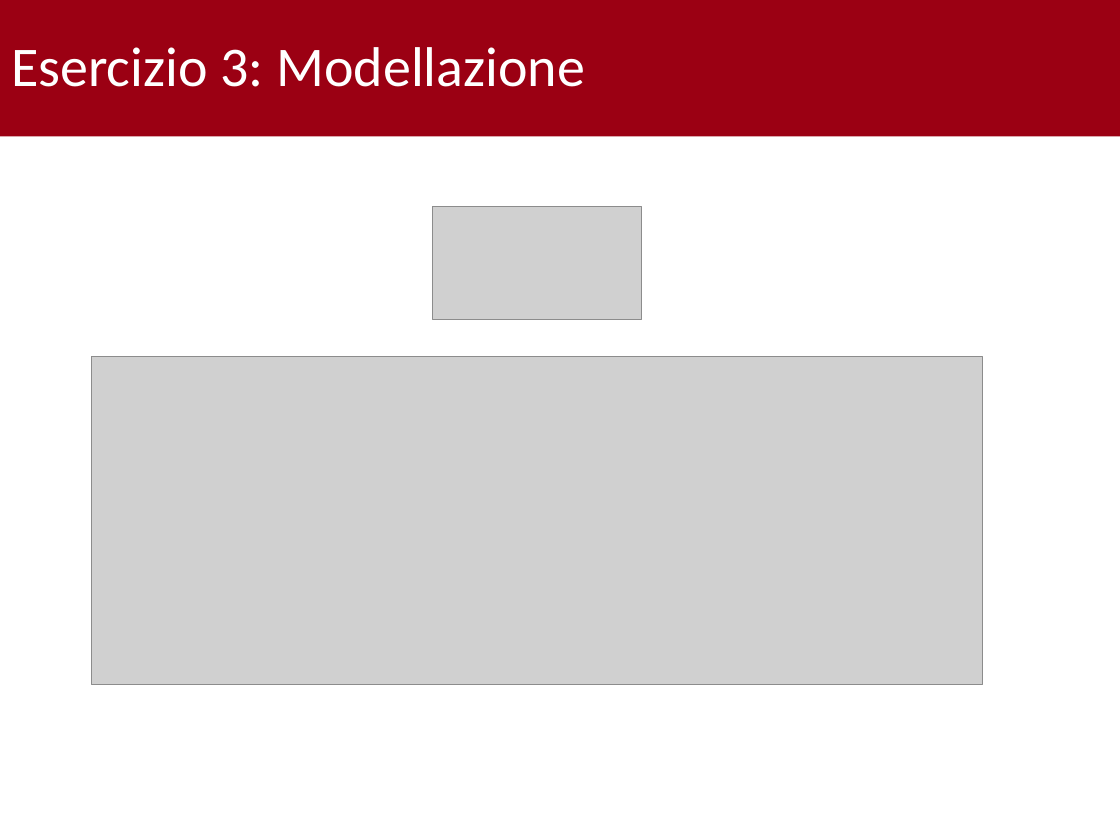
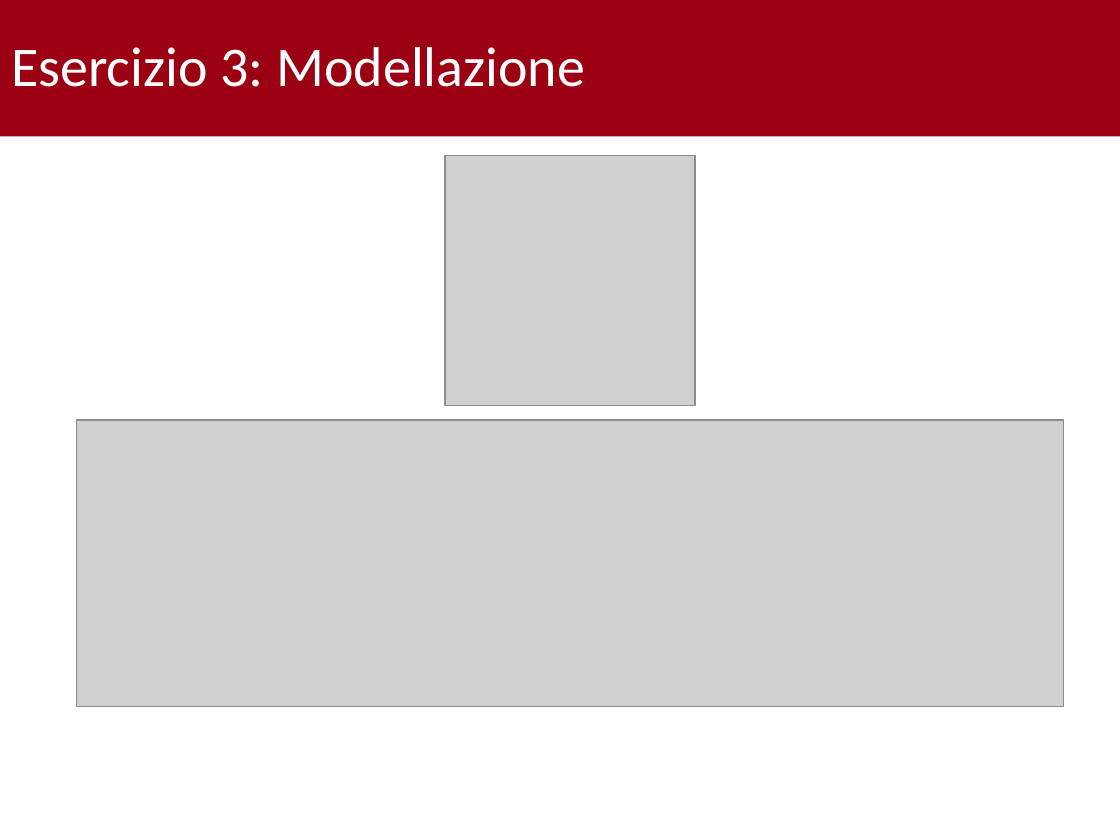
Before and after one commit to gabrielrovesti/Teaching-And-Tutoring, a slide deck: slide 31 of UniPD/Tutor Didattico/P2 - Semestre 1/08-11/Tutorato 2.pptx (slide 33 before the commit). Drawn at 1120x840 pixels with LibreOffice and Linux fonts; fonts in the diff are those of the drawing; grey boxes stand for pictures; background and template pictures are left out. Boxes give left, top, right and bottom in pixels: in the first picture for what was removed or moved away, otherwise in the second. Text is boxed around its words. In the diff, an @@ line names an element or a change of style, - is before the commit and + after.

Commit message:
Esercizi Annalisa e Tutorato completo

```diff
--- a/UniPD/Tutor Didattico/P2 - Semestre 1/08-11/Tutorato 2.pptx
+++ b/UniPD/Tutor Didattico/P2 - Semestre 1/08-11/Tutorato 2.pptx
@@ picture added at (x1=445, y1=156, x2=694, y2=405) @@
@@ picture removed at (x1=432, y1=206, x2=642, y2=319) @@
@@ picture resized from (x1=92, y1=356, x2=983, y2=684) to (x1=76, y1=420, x2=1063, y2=707) @@
```
Also in this commit, not shown: 13 other slides changed, 3 slides added, 3 slides removed, 25 other files.
